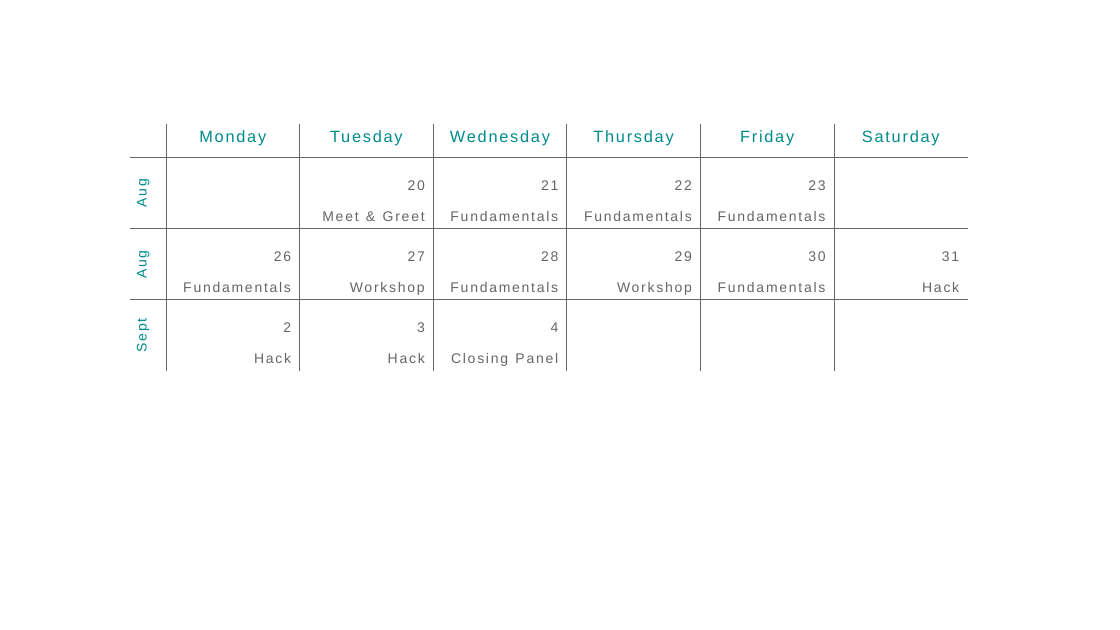
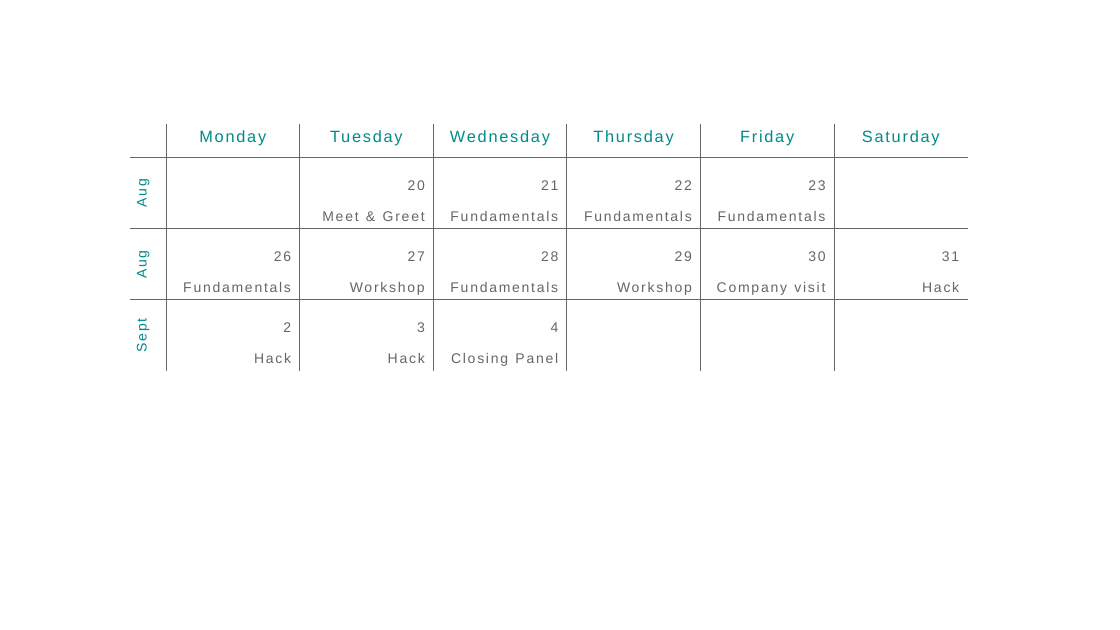
Before and after one commit to DaphniL/Summerschool_2019_website, a slide deck: slide 1 of images/Schedule.pptx. Drawn at 1120x630 pixels with LibreOffice and Linux fonts; fonts in the diff are those of the drawing. Boxes give left, top, right and bottom in pixels: in the first picture for what was removed or moved away, otherwise in the second. Text is boxed around its words. In the diff, an @@ line names an element or a change of style, - is before the commit and + after.

```diff
--- a/images/Schedule.pptx
+++ b/images/Schedule.pptx
@@ table at bbox=[129, 124, 967, 370] @@
-row 3, column 6: 30 / Fundamentals
+row 3, column 6: 30 / Company visit
```
Also in this commit, not shown: 1 other file.
